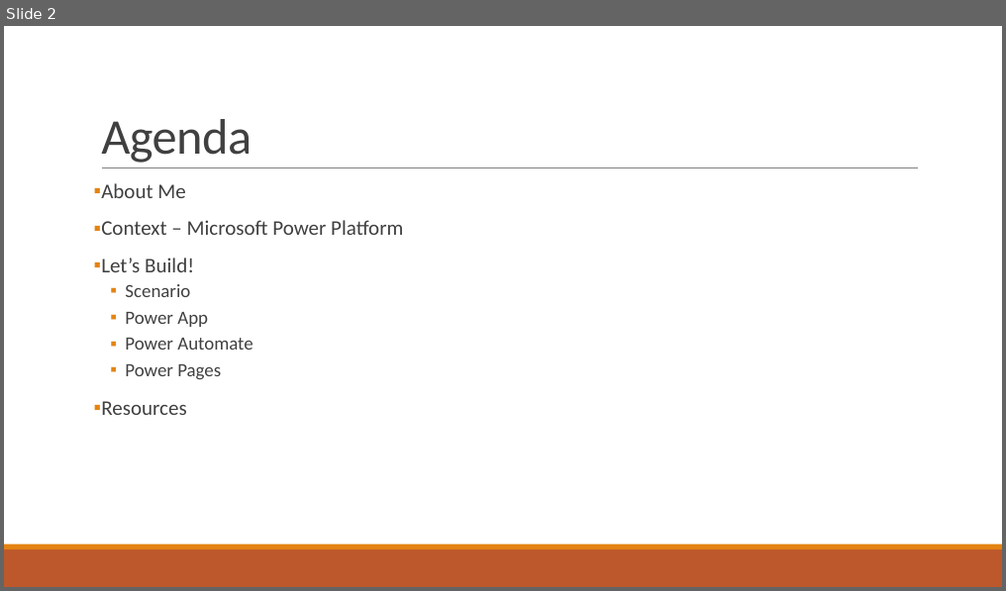
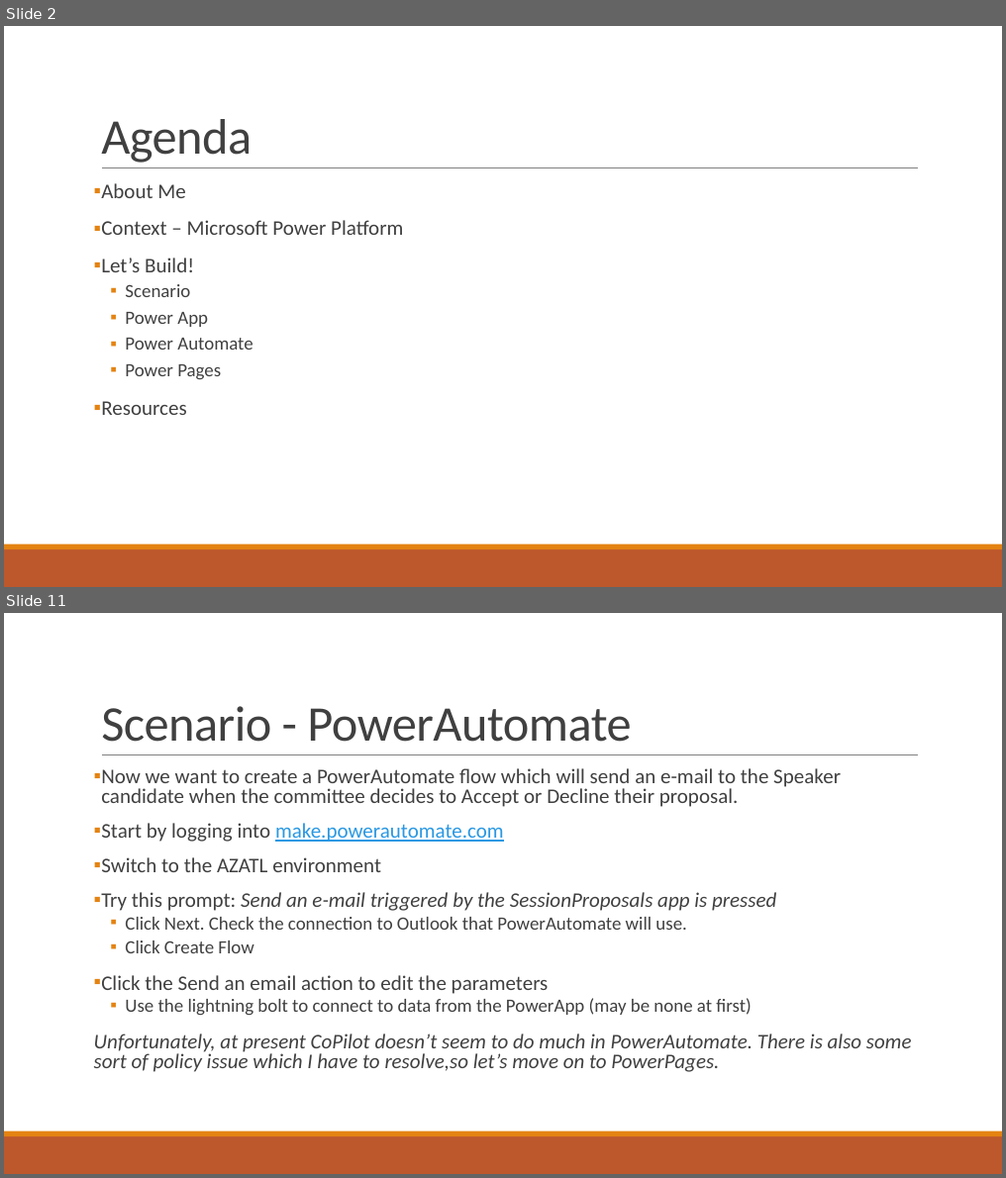
Before and after one commit to eflamm/presentations, a slide deck: Pilot to CoPilot(s).pptx. Shown one above the other, each under a label of ours: slide 2 before the commit, slides 2 and 11 after it; the slides between them are not shown. The pictures are 1006x591 and 1006x1178 pixels, drawn with LibreOffice and Linux fonts; fonts in the diff are those of the drawing. Boxes give left, top, right and bottom in pixels: in the first picture for what was removed or moved away, otherwise in the second. Text is boxed around its words. In the diff, an @@ line names an element or a change of style, - is before the commit and + after.

Commit message:
Finalized presentation and prompts

```diff
--- a/Pilot to CoPilot(s).pptx
+++ b/Pilot to CoPilot(s).pptx
@@ slide 11 added at (4, 613, 1002, 1174), background #FFFFFF; not listed: 3 template elements that a slide beside it also shows @@
@@ title added at (101, 706, 631, 742), 48 pt, text #404040 @@
+Scenario - PowerAutomate
@@ text added at (94, 768, 912, 1072), 20 pt, text #404040 @@
+▪ Now we want to create a PowerAutomate flow which will send an e-mail to the Speaker candidate when the committee decides to Accept or Decline their proposal.
+▪ Start by logging into make.powerautomate.com
+▪ Switch to the AZATL environment
+▪ Try this prompt: Send an e-mail triggered by the SessionProposals app is pressed
+  ▪ Click Next. Check the connection to Outlook that PowerAutomate will use.
+  ▪ Click Create Flow
+▪ Click the Send an email action to edit the parameters
+  ▪ Use the lightning bolt to connect to data from the PowerApp (may be none at first)
+Unfortunately, at present CoPilot doesn’t seem to do much in PowerAutomate. There is also some sort of policy issue which I have to resolve,so let’s move on to PowerPages.
```
Also in this commit, not shown: 11 other slides added, 1 other file.
